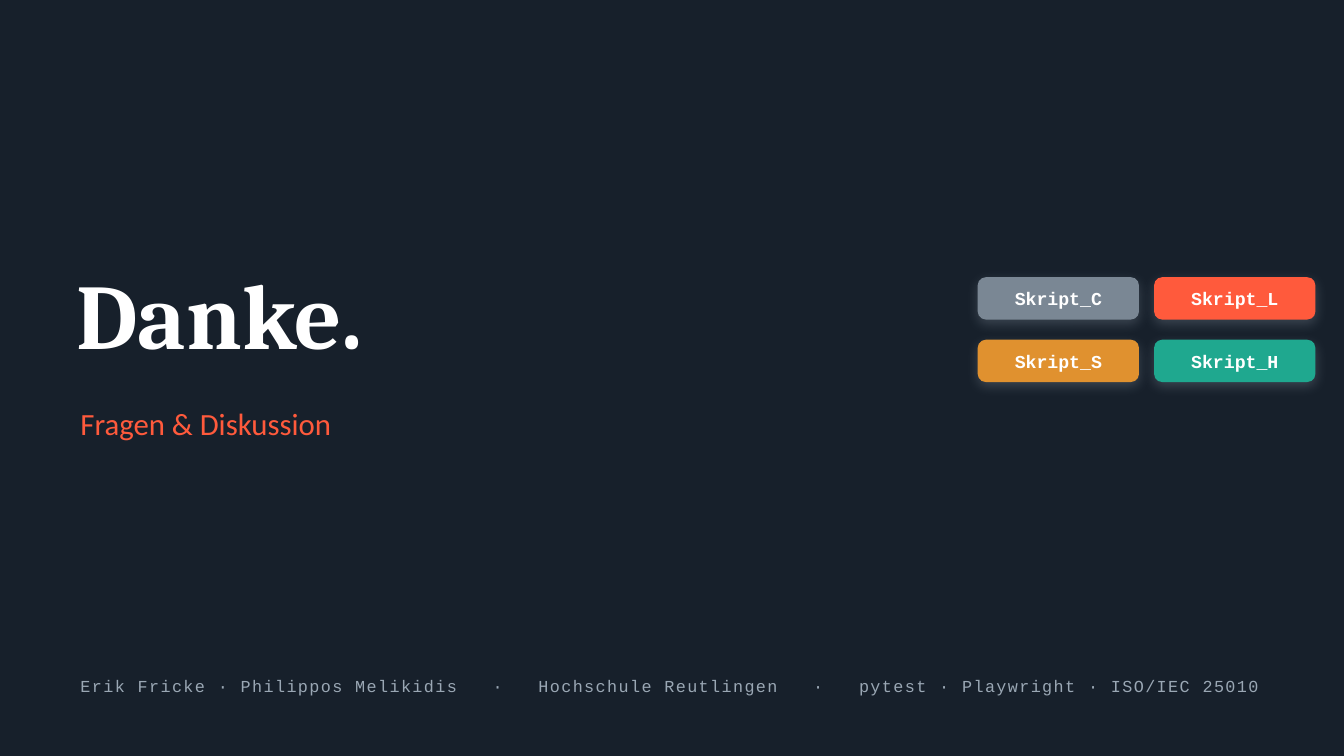
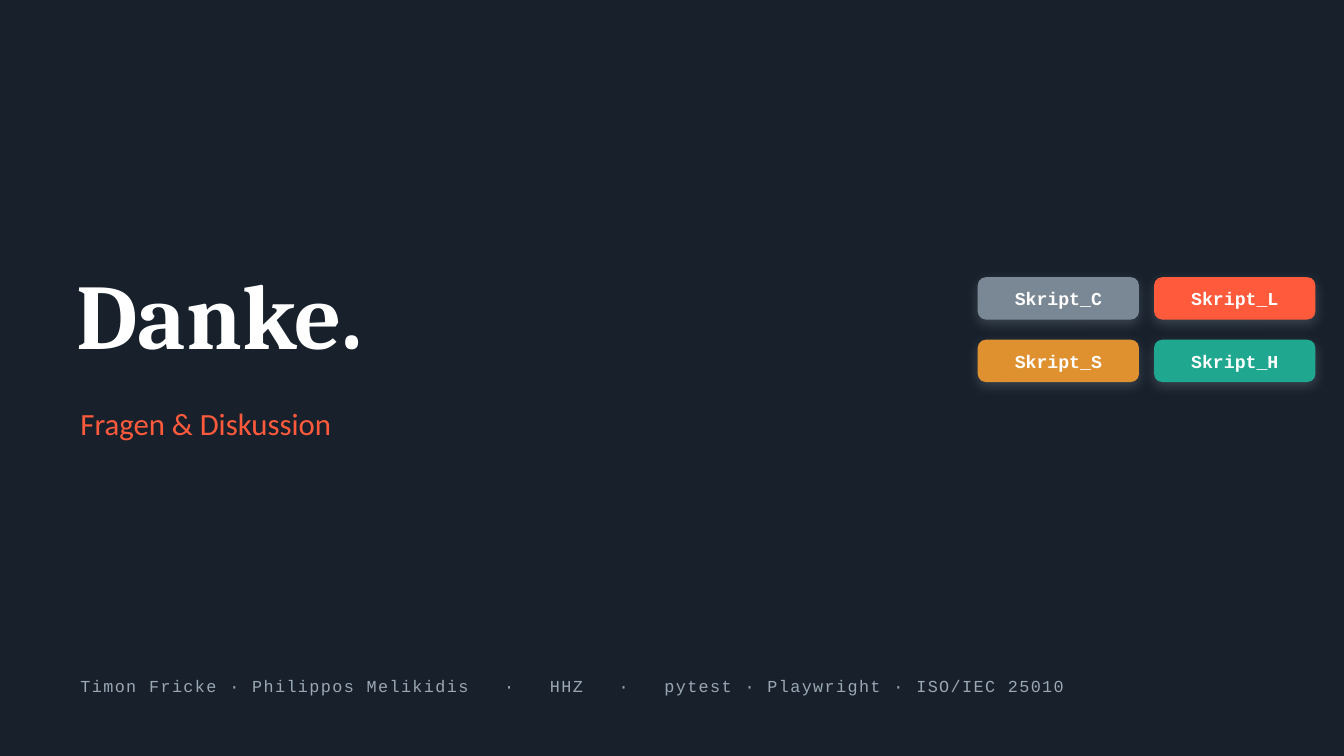
Before and after one commit to philippmelikidis/testgeneration-benchmark, a slide deck: slide 17 of presentation/Endpraesentation_LLM_vs_Crawler.pptx (slide 16 before the commit). Drawn at 1344x756 pixels with LibreOffice and Linux fonts; fonts in the diff are those of the drawing. Boxes give left, top, right and bottom in pixels: in the first picture for what was removed or moved away, otherwise in the second. Text is boxed around its words. In the diff, an @@ line names an element or a change of style, - is before the commit and + after.

```diff
--- a/presentation/Endpraesentation_LLM_vs_Crawler.pptx
+++ b/presentation/Endpraesentation_LLM_vs_Crawler.pptx
@@ text at (80,680,1064,696): text changed @@
-Erik Fricke · Philippos Melikidis · Hochschule Reutlingen · pytest · Playwright · ISO/IEC 25010
+Timon Fricke · Philippos Melikidis · HHZ · pytest · Playwright · ISO/IEC 25010
```
Also in this commit, not shown: 2 other slides changed, 2 slides added, 1 slide removed, 1 other file.
